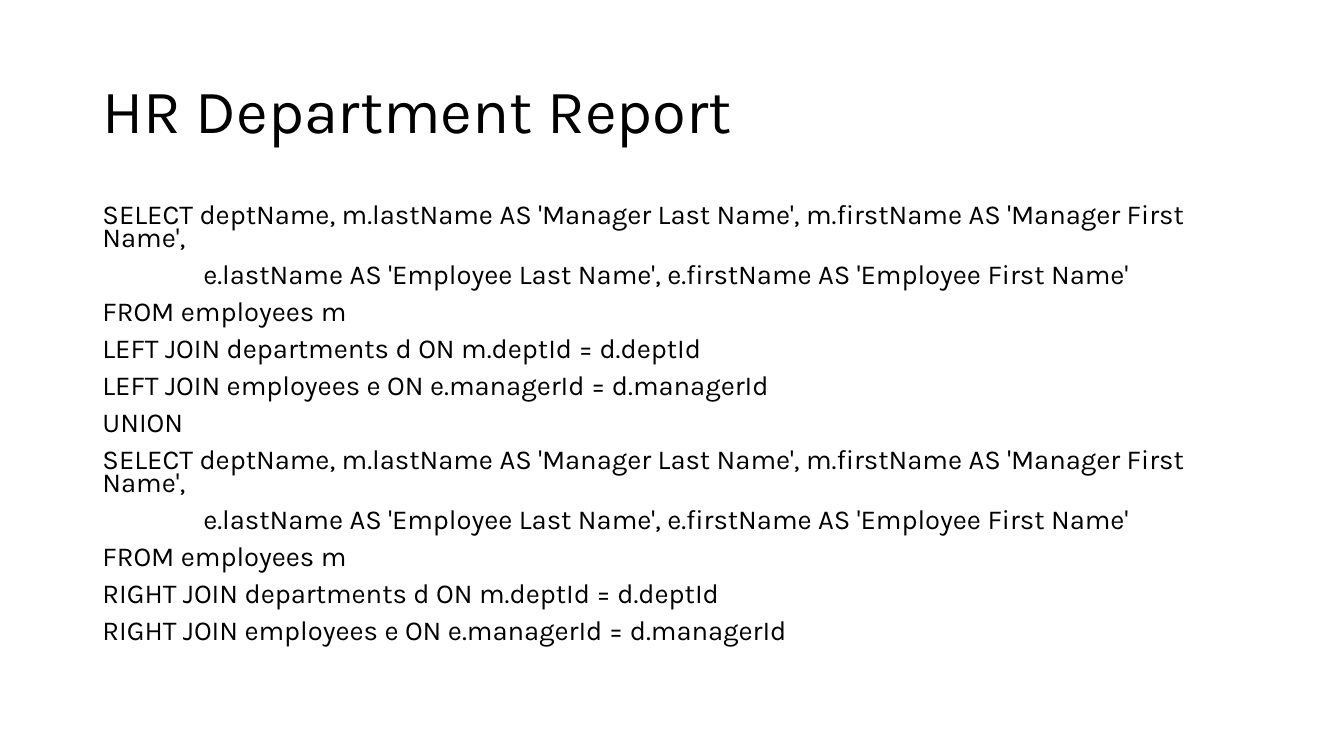
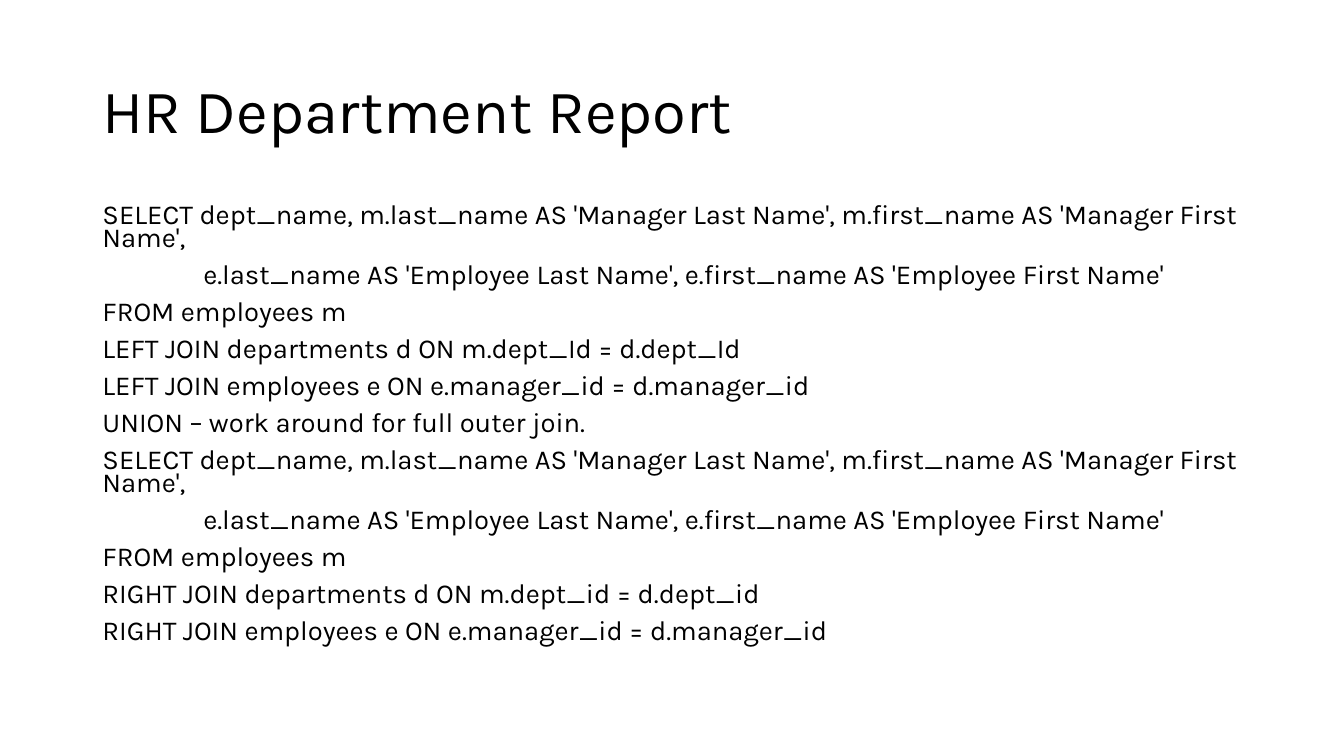
Before and after one commit to appjedi/youtube, a slide deck: slide 24 of SQL/Intro To SQL Day 3.pptx. Drawn at 1344x756 pixels with LibreOffice and Linux fonts; fonts in the diff are those of the drawing. Boxes give left, top, right and bottom in pixels: in the first picture for what was removed or moved away, otherwise in the second. Text is boxed around its words. In the diff, an @@ line names an element or a change of style, - is before the commit and + after.

```diff
--- a/SQL/Intro To SQL Day 3.pptx
+++ b/SQL/Intro To SQL Day 3.pptx
@@ text at (102, 205, 1237, 291): text changed @@
-SELECT deptName, m.lastName AS 'Manager Last Name', m.firstName AS 'Manager First Name',
-e.lastName AS 'Employee Last Name', e.firstName AS 'Employee First Name'
+SELECT dept_name, m.last_name AS 'Manager Last Name', m.first_name AS 'Manager First Name',
+e.last_name AS 'Employee Last Name', e.first_name AS 'Employee First Name'
@@ text at (102, 339, 1237, 536): text changed @@
-LEFT JOIN departments d ON m.deptId = d.deptId
-LEFT JOIN employees e ON e.managerId = d.managerId
-UNION
-SELECT deptName, m.lastName AS 'Manager Last Name', m.firstName AS 'Manager First Name',
-e.lastName AS 'Employee Last Name', e.firstName AS 'Employee First Name'
+LEFT JOIN departments d ON m.dept_Id = d.dept_Id
+LEFT JOIN employees e ON e.manager_id = d.manager_id
+UNION – work around for full outer join.
+SELECT dept_name, m.last_name AS 'Manager Last Name', m.first_name AS 'Manager First Name',
+e.last_name AS 'Employee Last Name', e.first_name AS 'Employee First Name'
@@ text at (102, 584, 827, 647): text changed @@
-RIGHT JOIN departments d ON m.deptId = d.deptId
-RIGHT JOIN employees e ON e.managerId = d.managerId
+RIGHT JOIN departments d ON m.dept_id = d.dept_id
+RIGHT JOIN employees e ON e.manager_id = d.manager_id
```
Also in this commit, not shown: 8 other slides changed, 1 slide added, 1 slide removed, 3 other files.
